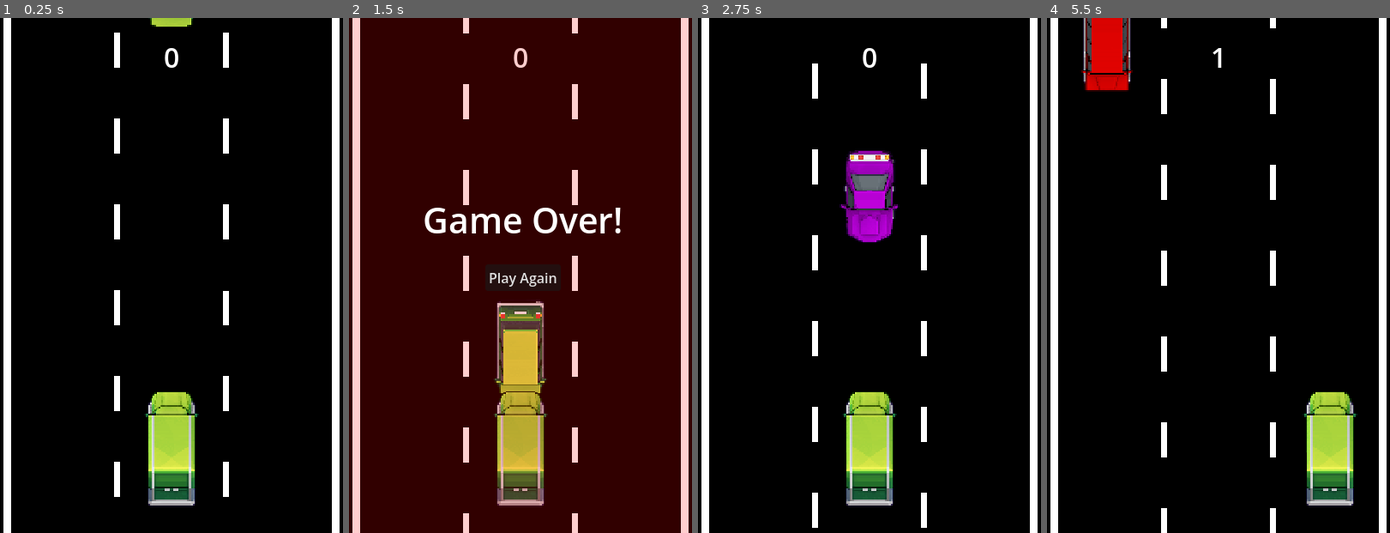
Above: before the commit, frames 1-4 (left to right).
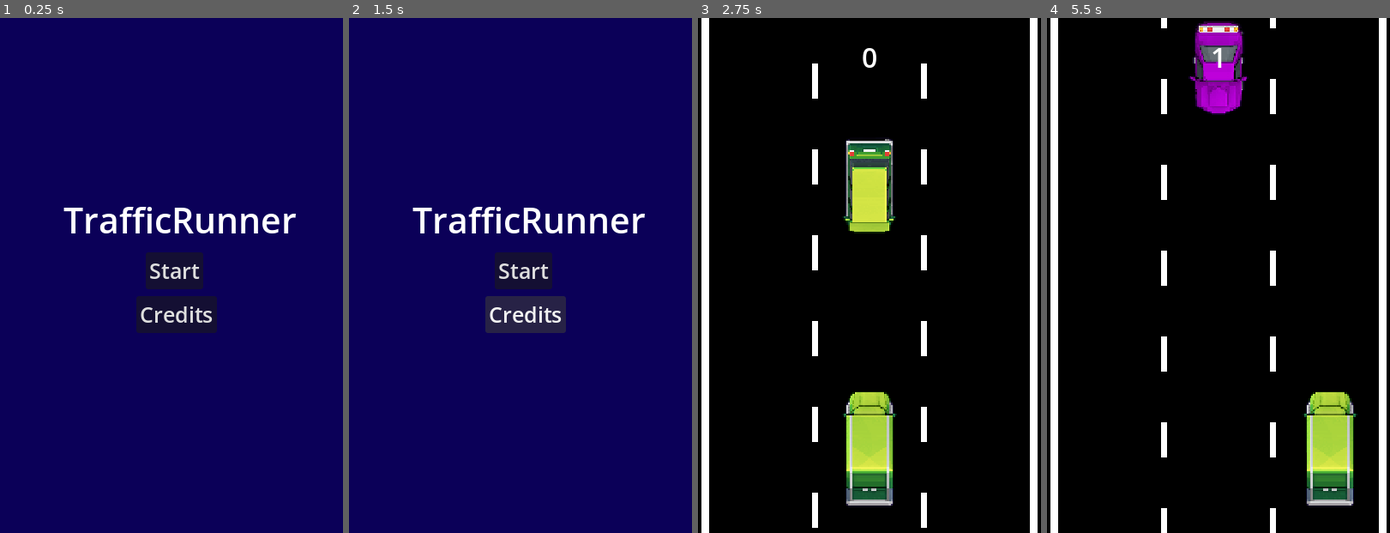
Above: after the commit, the same moments.

Repository: matrndev/trafficrunner
Game: Godot game, scene res://scenes/main_menu.tscn
Same seed, same stepped clock (60 frames per second), same inputs: the game is played once before the commit and once after it. Before the commit the project starts from res://scenes/main.tscn.
Inputs (mouse positions are in pixels of both pictures, inside the frame that each line leads up to):
- Up to frame 1 (0.25 s): no input
- Up to frame 2 (1.5 s): click (527, 316) at 0.5 s, where only the run after the commit has a clickable "Credits"; click (513, 306) at 1.25 s, where only the run after the commit has a clickable "Return"
- Up to frame 3 (2.75 s): click (872, 275) at 2 s, where only the run before the commit has a clickable "Play Again"
- Up to frame 4 (5.5 s): hold D (move_right) 2.78-3.53 s; hold A (move_left) 3.53-4.28 s; hold D (move_right) from 4.28 s (still down)

The runs differ from the first frame. In frame 1, 100% of the frame differs, in the area x 0-100%, y 0-100%; in frame 2, 100%; in frame 3, 2.7%; in frame 4, 4.3%.

Commit message:
add menus

Diff:
--- a/project.godot
+++ b/project.godot
@@ -11,7 +11,7 @@
 [application]
 
 config/name="delivery-game"
-run/main_scene="uid://dfvy2xx58skoi"
+run/main_scene="uid://di2akn77e2lw0"
 config/features=PackedStringArray("4.7", "GL Compatibility")
 config/icon="res://icon.svg"
 
--- /dev/null
+++ b/scenes/credits_menu.tscn
@@ -0,0 +1,69 @@
+[gd_scene format=3 uid="uid://dhpktporc15uq"]
+
+[ext_resource type="Script" uid="uid://dup6w6c4vo2a0" path="res://scripts/credits_menu.gd" id="1_27l6r"]
+
+[node name="CreditsMenu" type="Control" unique_id=152473530]
+layout_mode = 3
+anchors_preset = 15
+anchor_right = 1.0
+anchor_bottom = 1.0
+grow_horizontal = 2
+grow_vertical = 2
+script = ExtResource("1_27l6r")
+
+[node name="ColorRect" type="ColorRect" parent="." unique_id=1972291191]
+layout_mode = 0
+offset_left = -11.0
+offset_top = -12.999985
+offset_right = 29.0
+offset_bottom = 27.000015
+scale = Vector2(10.583127, 15.691719)
+color = Color(0.044153363, 2.4065375e-08, 0.3462671, 1)
+
+[node name="Label" type="Label" parent="." unique_id=241646977]
+layout_mode = 0
+offset_left = 141.0
+offset_top = 11.0
+offset_right = 240.0
+offset_bottom = 51.0
+theme_override_font_sizes/font_size = 32
+text = "Credits"
+
+[node name="Label2" type="Label" parent="." unique_id=1428401218]
+layout_mode = 0
+offset_left = 33.0
+offset_top = 69.0
+offset_right = 118.0
+offset_bottom = 92.0
+text = "Car Assets:"
+
+[node name="TextEdit" type="TextEdit" parent="." unique_id=1298742835]
+propagate_maximum_size = true
+layout_mode = 0
+offset_left = 30.0
+offset_top = 98.0
+offset_right = 354.0
+offset_bottom = 281.0
+text = "TopDown Vehicles v1.17 by @MinZiin_, licensed under Creative Commons Attribution 4.0 International (https://creativecommons.org/licenses/by/4.0/).
+https://minzinn.itch.io/pixelvehicles"
+editable = false
+wrap_mode = 1
+
+[node name="Label3" type="Label" parent="." unique_id=807009930]
+layout_mode = 0
+offset_left = 72.0
+offset_top = 571.0
+offset_right = 324.0
+offset_bottom = 594.0
+text = "Game made by matt (matrn.dev)"
+
+[node name="ReturnButton" type="Button" parent="." unique_id=1444835269]
+layout_mode = 0
+offset_left = 156.0
+offset_top = 319.0
+offset_right = 231.0
+offset_bottom = 355.0
+theme_override_font_sizes/font_size = 20
+text = "Return"
+
+[connection signal="pressed" from="ReturnButton" to="." method="_on_return_button_pressed"]
--- /dev/null
+++ b/scenes/main_menu.tscn
@@ -0,0 +1,51 @@
+[gd_scene format=3 uid="uid://di2akn77e2lw0"]
+
+[ext_resource type="Script" uid="uid://dtosf0djjhx48" path="res://scripts/main_menu.gd" id="1_l6cm7"]
+
+[node name="MainMenu" type="Control" unique_id=417746441]
+layout_mode = 3
+anchors_preset = 15
+anchor_right = 1.0
+anchor_bottom = 1.0
+grow_horizontal = 2
+grow_vertical = 2
+script = ExtResource("1_l6cm7")
+
+[node name="ColorRect" type="ColorRect" parent="." unique_id=680466044]
+layout_mode = 0
+offset_left = -11.0
+offset_top = -12.999985
+offset_right = 29.0
+offset_bottom = 27.000015
+scale = Vector2(10.583127, 15.691719)
+color = Color(0.044153363, 2.4065375e-08, 0.3462671, 1)
+
+[node name="Label" type="Label" parent="." unique_id=1571902623]
+layout_mode = 0
+offset_left = 74.0
+offset_top = 207.0
+offset_right = 346.0
+offset_bottom = 264.0
+theme_override_font_sizes/font_size = 41
+text = "TrafficRunner"
+
+[node name="CreditsButton" type="Button" parent="." unique_id=416929070]
+layout_mode = 0
+offset_left = 159.0
+offset_top = 324.0
+offset_right = 253.0
+offset_bottom = 367.0
+theme_override_font_sizes/font_size = 25
+text = "Credits"
+
+[node name="StartButton" type="Button" parent="." unique_id=2870387]
+layout_mode = 0
+offset_left = 170.0
+offset_top = 273.0
+offset_right = 237.0
+offset_bottom = 316.0
+theme_override_font_sizes/font_size = 25
+text = "Start"
+
+[connection signal="pressed" from="CreditsButton" to="." method="_on_credits_button_pressed"]
+[connection signal="pressed" from="StartButton" to="." method="_on_start_button_pressed"]
--- /dev/null
+++ b/scripts/credits_menu.gd
@@ -0,0 +1,7 @@
+extends Control
+
+
+
+
+func _on_return_button_pressed() -> void:
+	get_tree().change_scene_to_file("res://scenes/main_menu.tscn")
--- /dev/null
+++ b/scripts/main_menu.gd
@@ -0,0 +1,11 @@
+extends Control
+
+
+
+
+func _on_start_button_pressed() -> void:
+	get_tree().change_scene_to_file("res://scenes/main.tscn")
+
+
+func _on_credits_button_pressed() -> void:
+	get_tree().change_scene_to_file("res://scenes/credits_menu.tscn")
Not shown, added: scripts/credits_menu.gd.uid
Not shown, added: scripts/main_menu.gd.uid
